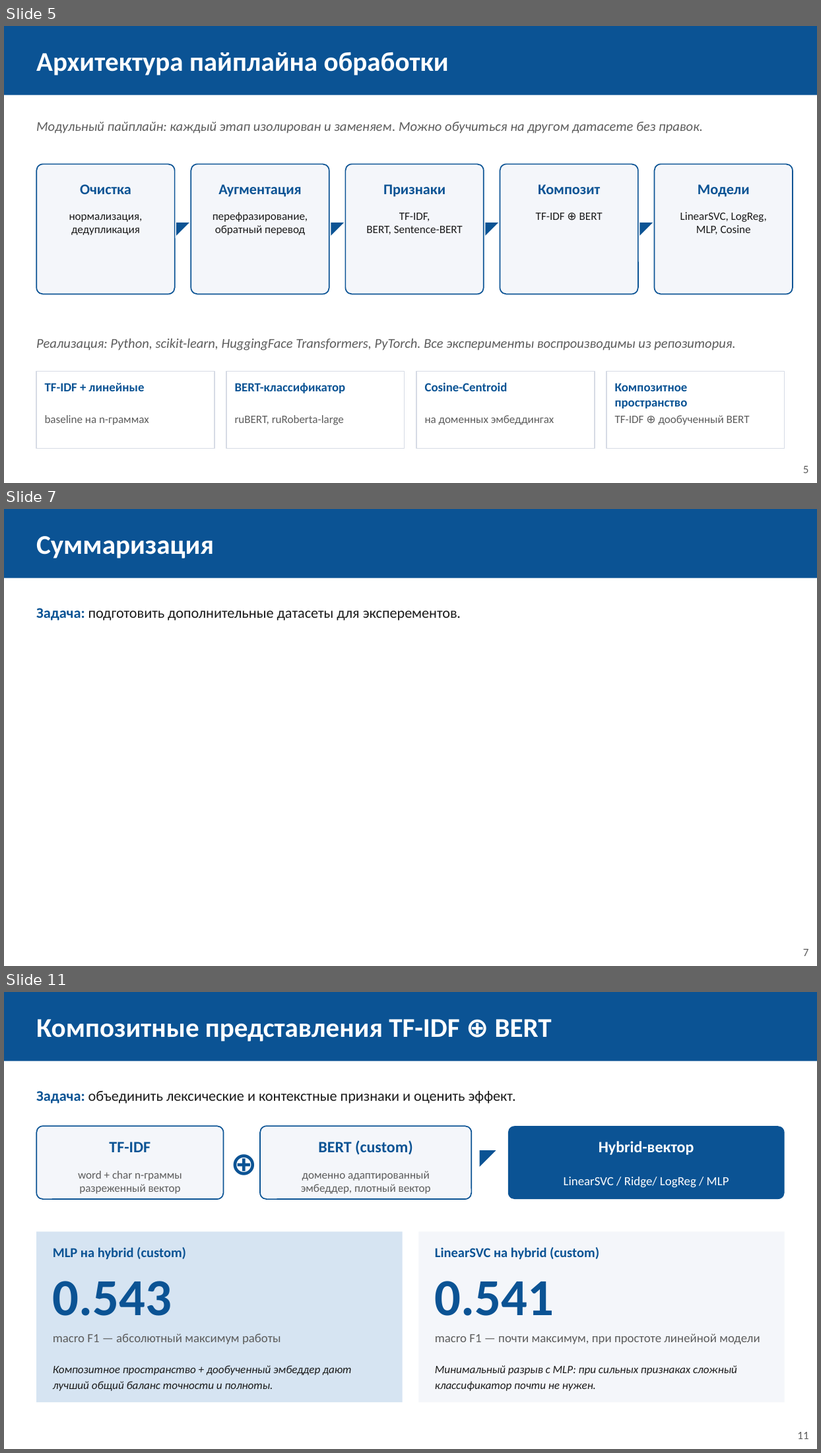
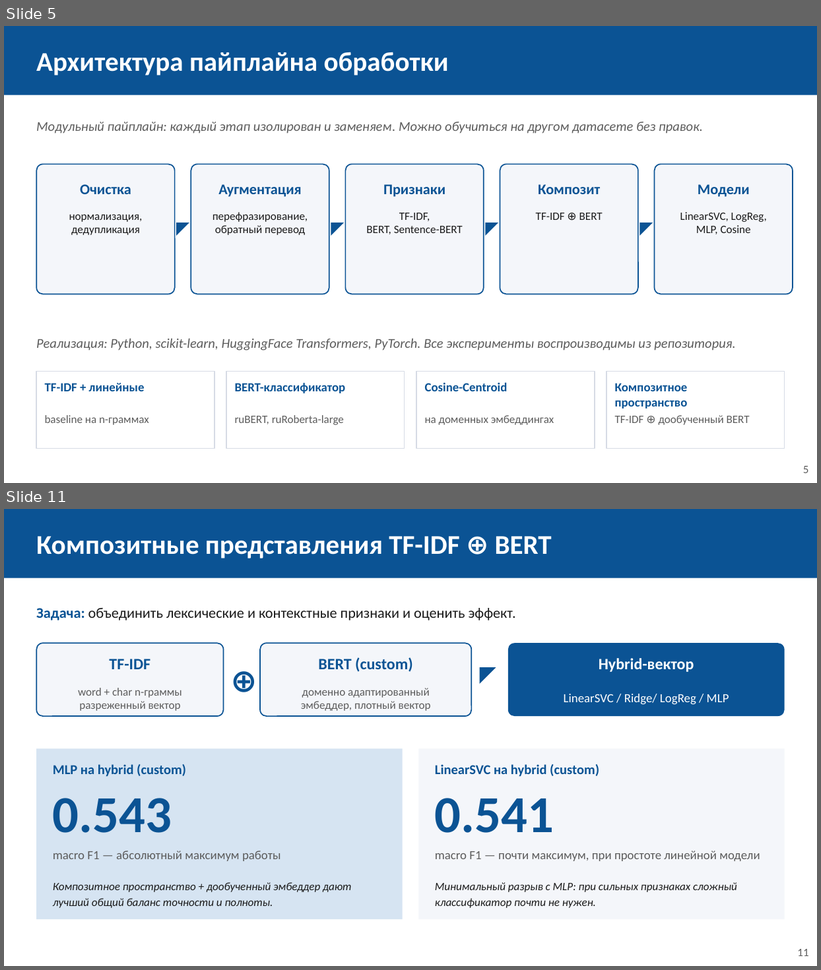
Before and after one commit to sevaTechoPark/mifi-vkr, a slide deck: defence/vkr_defense.pptx. Shown one above the other, each under a label of ours: slides 5, 7 and 11 before the commit, slides 5 and 11 after it; the slides between them are not shown. The pictures are 821x1453 and 821x970 pixels, drawn with LibreOffice and Linux fonts; fonts in the diff are those of the drawing. Boxes give left, top, right and bottom in pixels: in the first picture for what was removed or moved away, otherwise in the second. Text is boxed around its words. In the diff, an @@ line names an element or a change of style, - is before the commit and + after.

```diff
--- a/defence/vkr_defense.pptx
+++ b/defence/vkr_defense.pptx
@@ slide 7 removed at <box>4,509,817,966</box>, background #FFFFFF @@
@@ rectangle removed at <box>4,509,817,578</box> @@
@@ text removed at <box>36,536,214,559</box> @@
-Суммаризация
@@ text removed at <box>36,608,461,621</box> @@
-Задача: подготовить дополнительные датасеты для эксперементов.
@@ text removed at <box>803,949,809,956</box> @@
-7
```
Also in this commit, not shown: 8 slides changed, 2 slides added, 1 other file.
